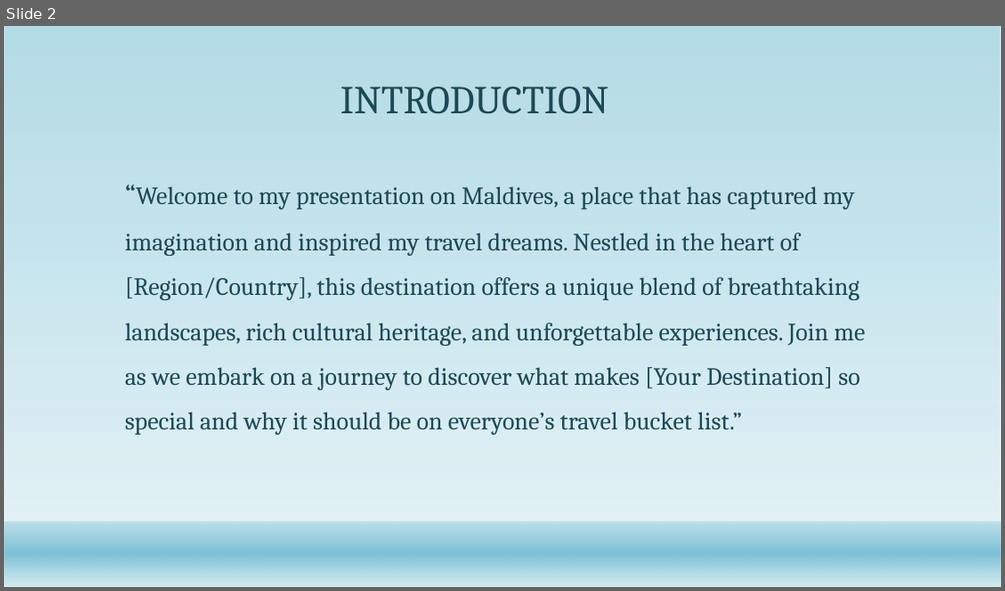
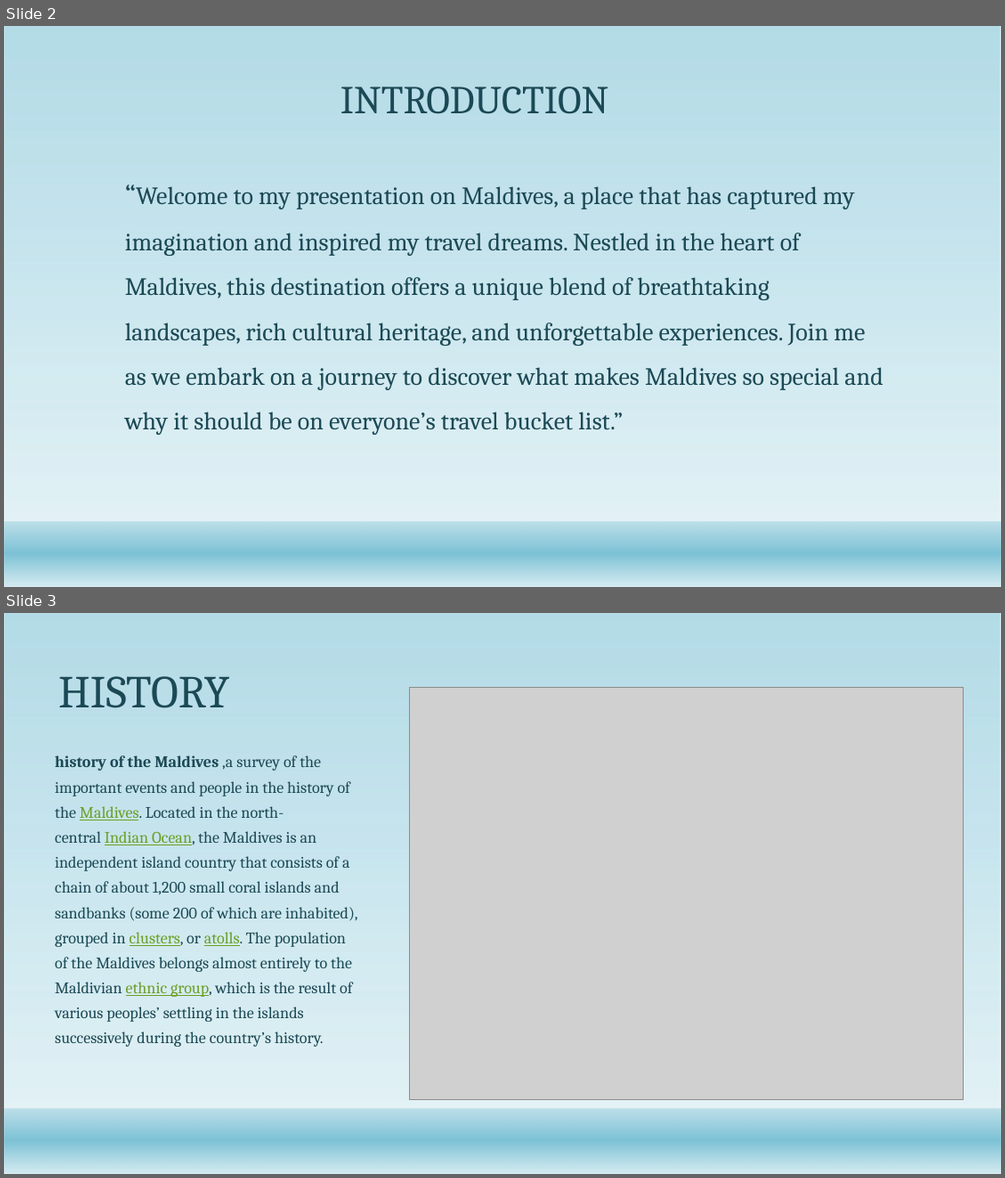
Before and after one commit to justinekyle123/My_ppt_FINAL_nani, a slide deck: Necesario.PPT.pptx. Shown one above the other, each under a label of ours: slide 2 before the commit, slides 2 and 3 after it. The pictures are 1005x591 and 1005x1178 pixels, drawn with LibreOffice and Linux fonts; fonts in the diff are those of the drawing; grey boxes stand for pictures; background and template pictures are left out. Boxes give left, top, right and bottom in pixels: in the first picture for what was removed or moved away, otherwise in the second. Text is boxed around its words. In the diff, an @@ line names an element or a change of style, - is before the commit and + after.

```diff
--- a/Necesario.PPT.pptx
+++ b/Necesario.PPT.pptx
@@ slide 3 added at (x1=4, y1=613, x2=1001, y2=1174), background #FFFFFF; not listed: 2 template elements that a slide beside it also shows @@
@@ title added at (x1=58, y1=676, x2=229, y2=708), 44 pt, text #1B4855 @@
+HISTORY
@@ picture added at (x1=409, y1=687, x2=963, y2=1099) @@
@@ text added at (x1=55, y1=755, x2=358, y2=1046), 15.5 pt, text #1B4855 @@
+history of the Maldives ,a survey of the important events and people in the history of the Maldives. Located in the north-central Indian Ocean, the Maldives is an independent island country that consists of a chain of about 1,200 small coral islands and sandbanks (some 200 of which are inhabited), grouped in clusters, or atolls. The population of the Maldives belongs almost entirely to the Maldivian ethnic group, which is the result of various peoples’ settling in the islands successively during the country’s history.
@@ slide 2 changed as well @@
@@ text at (x1=125, y1=186, x2=882, y2=435): text changed @@
-“Welcome to my presentation on Maldives, a place that has captured my imagination and inspired my travel dreams. Nestled in the heart of [Region/Country], this destination offers a unique blend of breathtaking landscapes, rich cultural heritage, and unforgettable experiences. Join me as we embark on a journey to discover what makes [Your Destination] so special and why it should be on everyone’s travel bucket list.”
+“Welcome to my presentation on Maldives, a place that has captured my imagination and inspired my travel dreams. Nestled in the heart of Maldives, this destination offers a unique blend of breathtaking landscapes, rich cultural heritage, and unforgettable experiences. Join me as we embark on a journey to discover what makes Maldives so special and why it should be on everyone’s travel bucket list.”
```
Also in this commit, not shown: 1 other slide changed, 6 other slides added, 9 slides removed.
